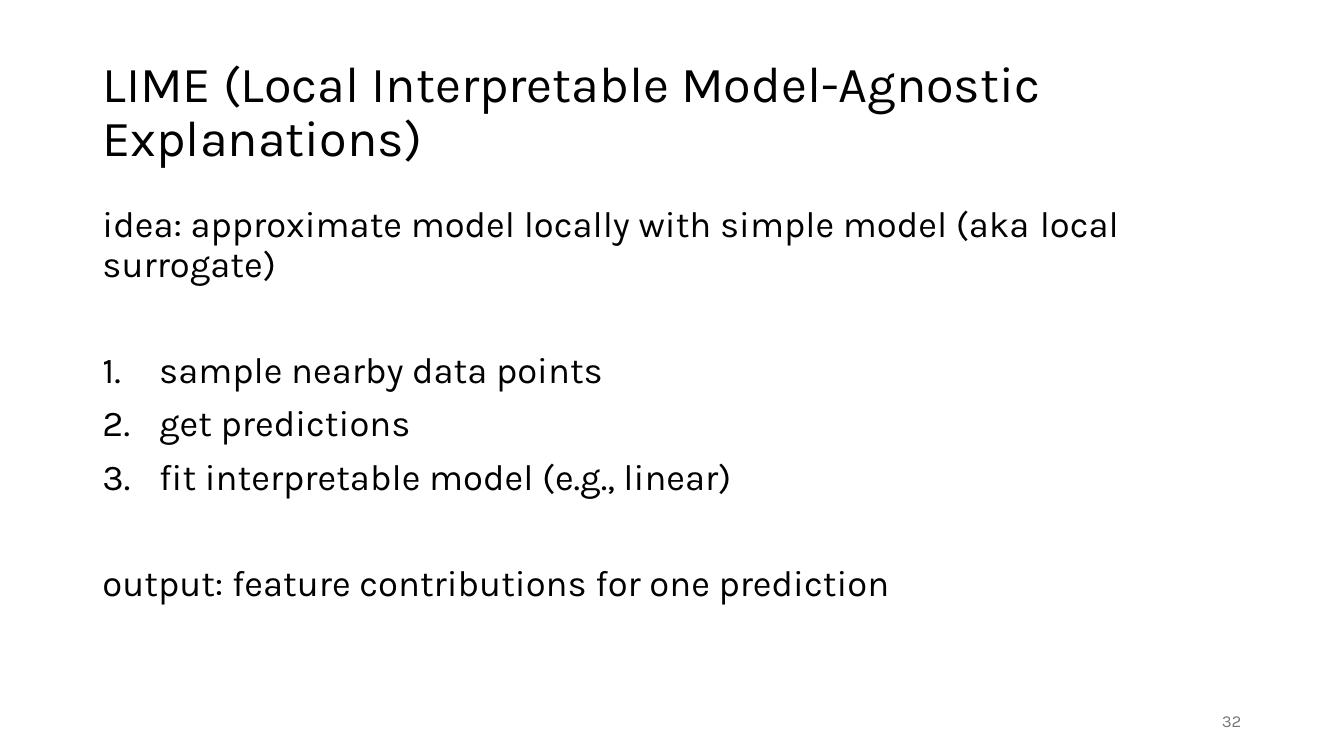
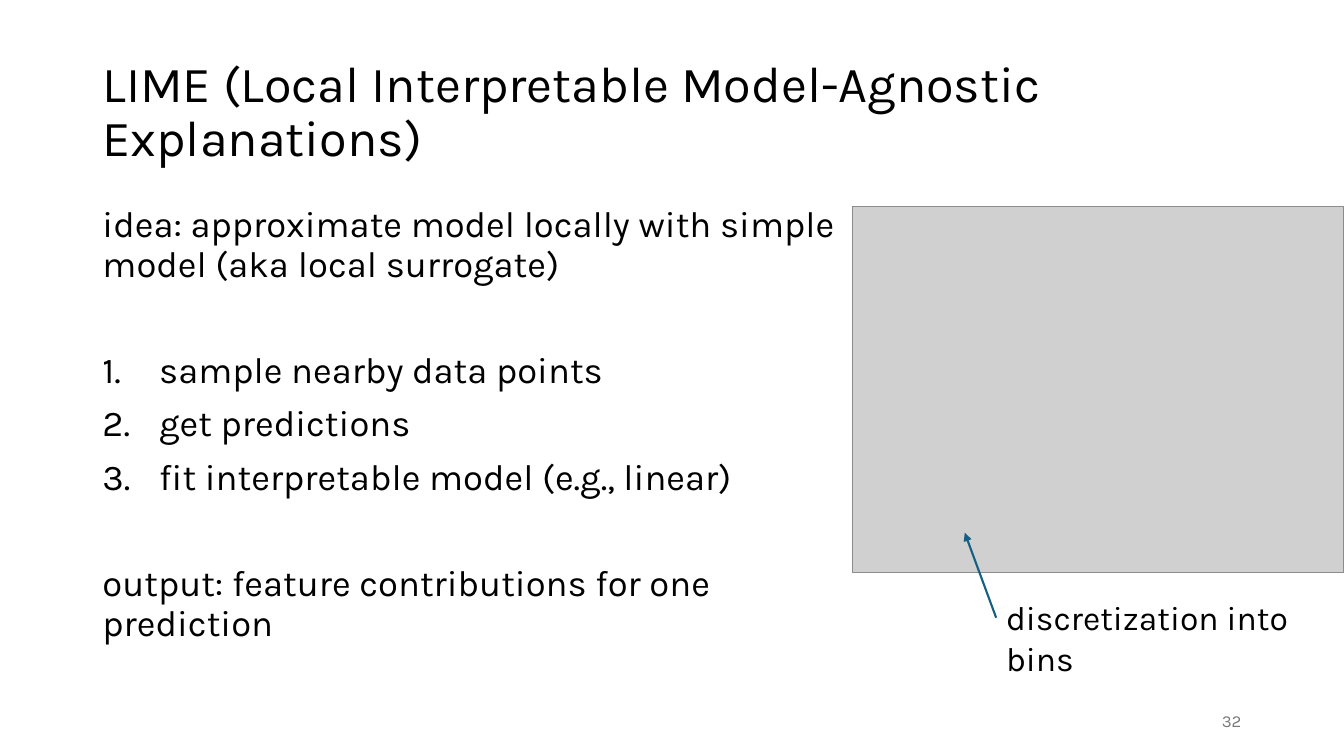
Before and after one commit to FelixWick/data_science, a slide deck: slide 32 of slides/7_model_evaluation.pptx. Drawn at 1344x756 pixels with LibreOffice and Linux fonts; fonts in the diff are those of the drawing; grey boxes stand for pictures. Boxes give left, top, right and bottom in pixels: in the first picture for what was removed or moved away, otherwise in the second. Text is boxed around its words. In the diff, an @@ line names an element or a change of style, - is before the commit and + after.

```diff
--- a/slides/7_model_evaluation.pptx
+++ b/slides/7_model_evaluation.pptx
@@ text "idea: approximate model locally with ..." rewrapped from (102,210,1119,605) to (102,212,834,645) @@
@@ picture added at (853,207,1344,573) @@
@@ arrow added from (996, 618) to (965, 533), #156082 1.5 pt @@
@@ text added at (1006,607,1288,672), 24 pt, text #000000 @@
+discretization into bins
```
Also in this commit, not shown: 2 other slides changed, 1 slide added, 2 other files.
